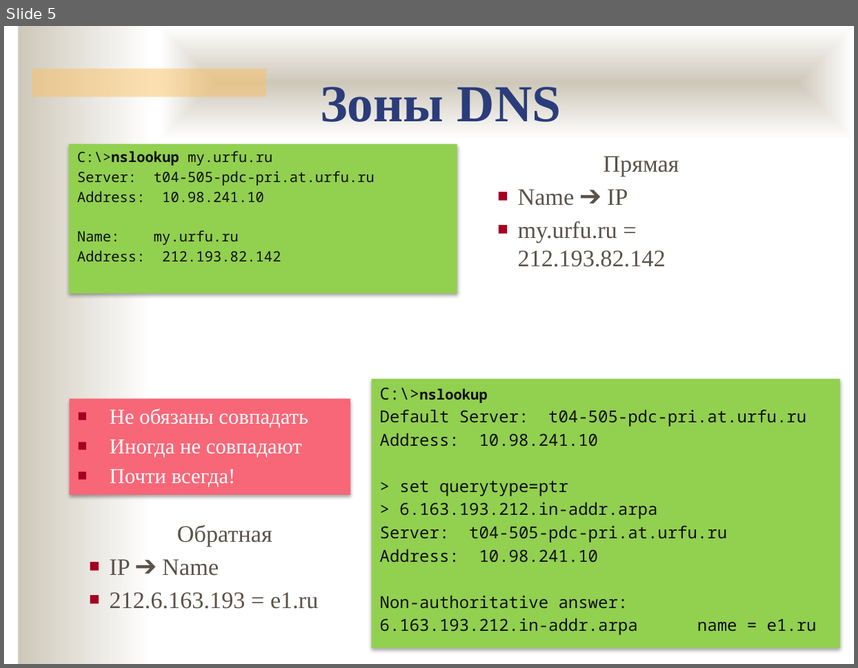
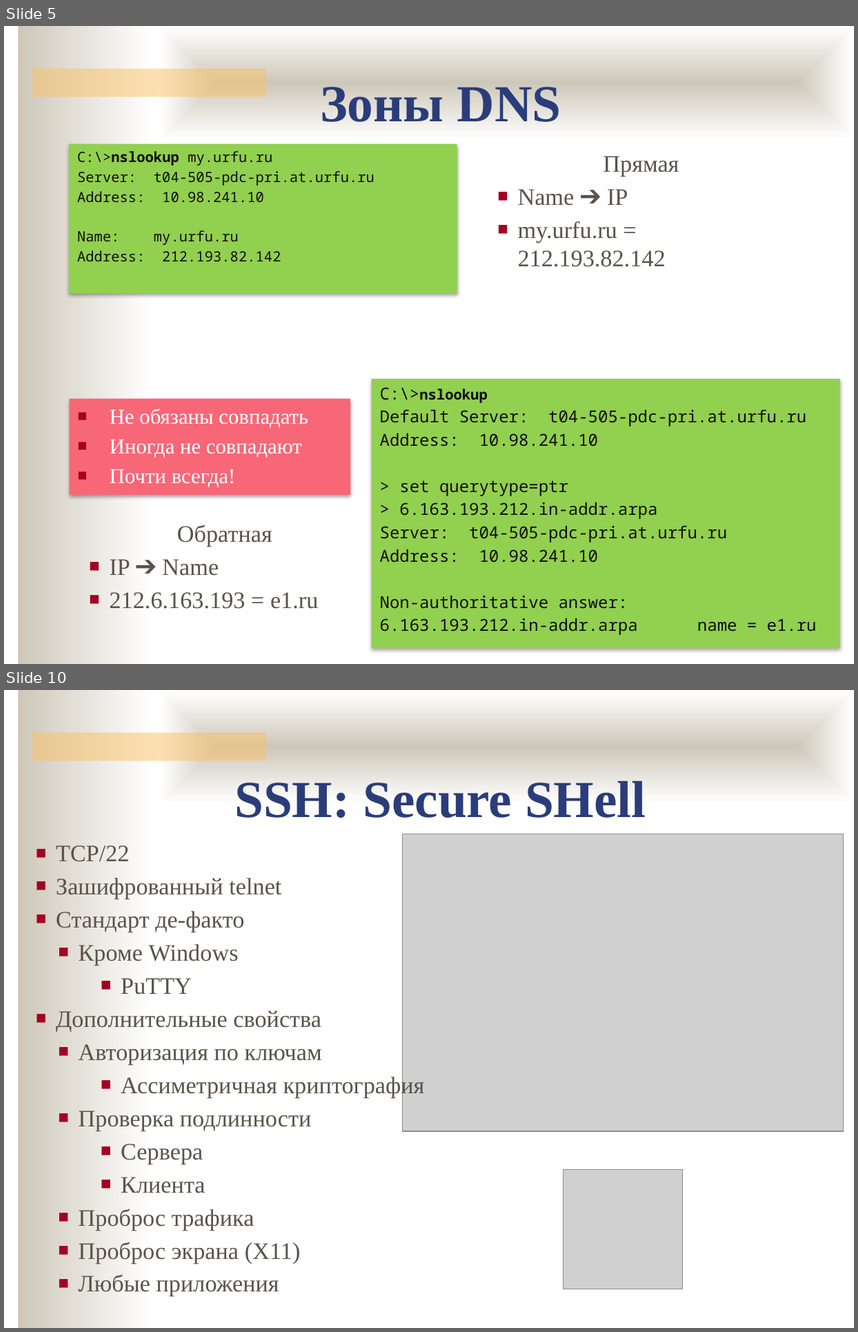
Before and after one commit to ukoloff/nets, a slide deck: lecture/14.pptx. Shown one above the other, each under a label of ours: slide 5 before the commit, slides 5 and 10 after it; the slides between them are not shown. The pictures are 858x668 and 858x1332 pixels, drawn with LibreOffice and Linux fonts; fonts in the diff are those of the drawing; grey boxes stand for pictures; background and template pictures are left out. Boxes give left, top, right and bottom in pixels: in the first picture for what was removed or moved away, otherwise in the second. Text is boxed around its words. In the diff, an @@ line names an element or a change of style, - is before the commit and + after.

```diff
--- a/lecture/14.pptx
+++ b/lecture/14.pptx
@@ slide 10 added at (x1=4, y1=690, x2=854, y2=1328), background #FFFFFF; not listed: 3 template elements that a slide beside it also shows @@
@@ text added at (x1=234, y1=780, x2=646, y2=818), 44 pt, text #2A3D7A, bold @@
+SSH: Secure SHell
@@ picture added at (x1=403, y1=834, x2=844, y2=1130) @@
@@ text added at (x1=56, y1=845, x2=425, y2=1296), 20 pt, text #5B5249 @@
+■ TCP/22
+■ Зашифрованный telnet
+■ Стандарт де-факто
+  ■ Кроме Windows
+    ■ PuTTY
+■ Дополнительные свойства
+  ■ Авторизация по ключам
+    ■ Ассиметричная криптография
+  ■ Проверка подлинности
+    ■ Сервера
+    ■ Клиента
+  ■ Проброс трафика
+  ■ Проброс экрана (X11)
+  ■ Любые приложения
@@ picture added at (x1=564, y1=1170, x2=682, y2=1288) @@
```
Also in this commit, not shown: 1 slide changed, 13 other slides added.
